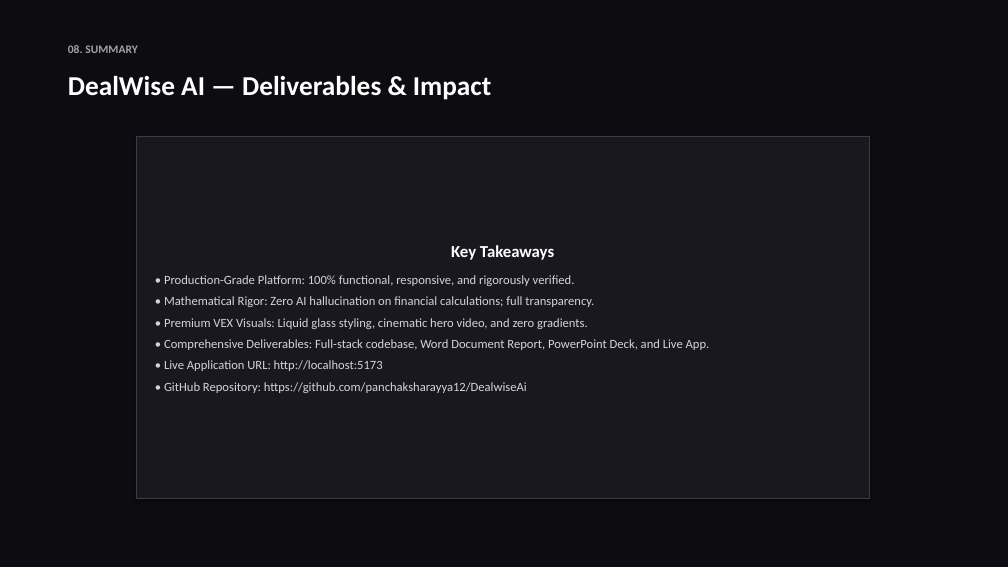
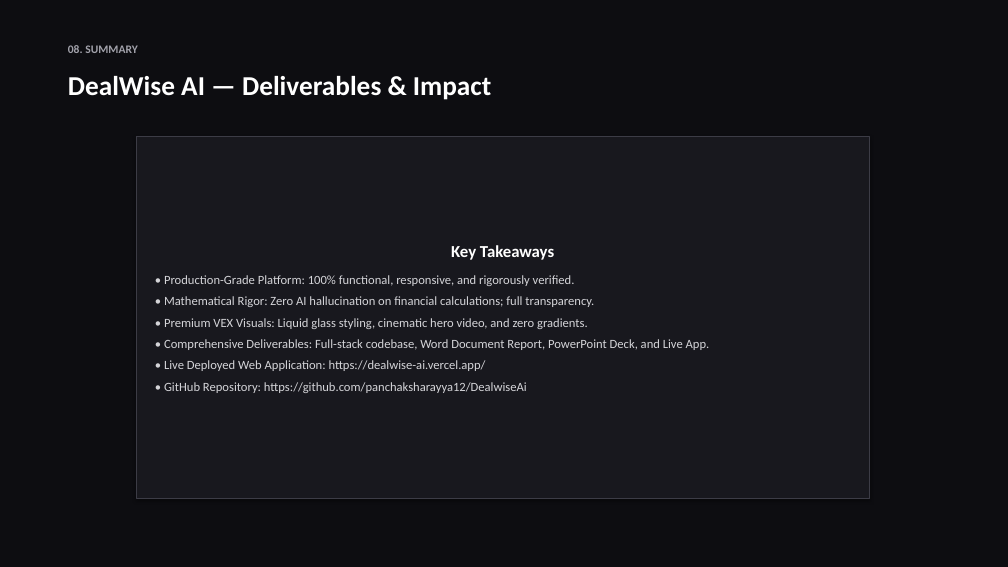
Before and after one commit to panchaksharayya12/DealwiseAi, a slide deck: slide 9 of DEALWISE_AI_PRESENTATION.pptx. Drawn at 1008x567 pixels with LibreOffice and Linux fonts; fonts in the diff are those of the drawing. Boxes give left, top, right and bottom in pixels: in the first picture for what was removed or moved away, otherwise in the second. Text is boxed around its words. In the diff, an @@ line names an element or a change of style, - is before the commit and + after.

Commit message:
Update live deployment URL to https://dealwise-ai.vercel.app across README, reports, presentations, and documents

```diff
--- a/DEALWISE_AI_PRESENTATION.pptx
+++ b/DEALWISE_AI_PRESENTATION.pptx
@@ text in rectangle at [164, 360, 486, 371]: text changed @@
-• Live Application URL: http://localhost:5173
+• Live Deployed Web Application: https://dealwise-ai.vercel.app/
```
Also in this commit, not shown: 1 other slide changed, 6 other files.
